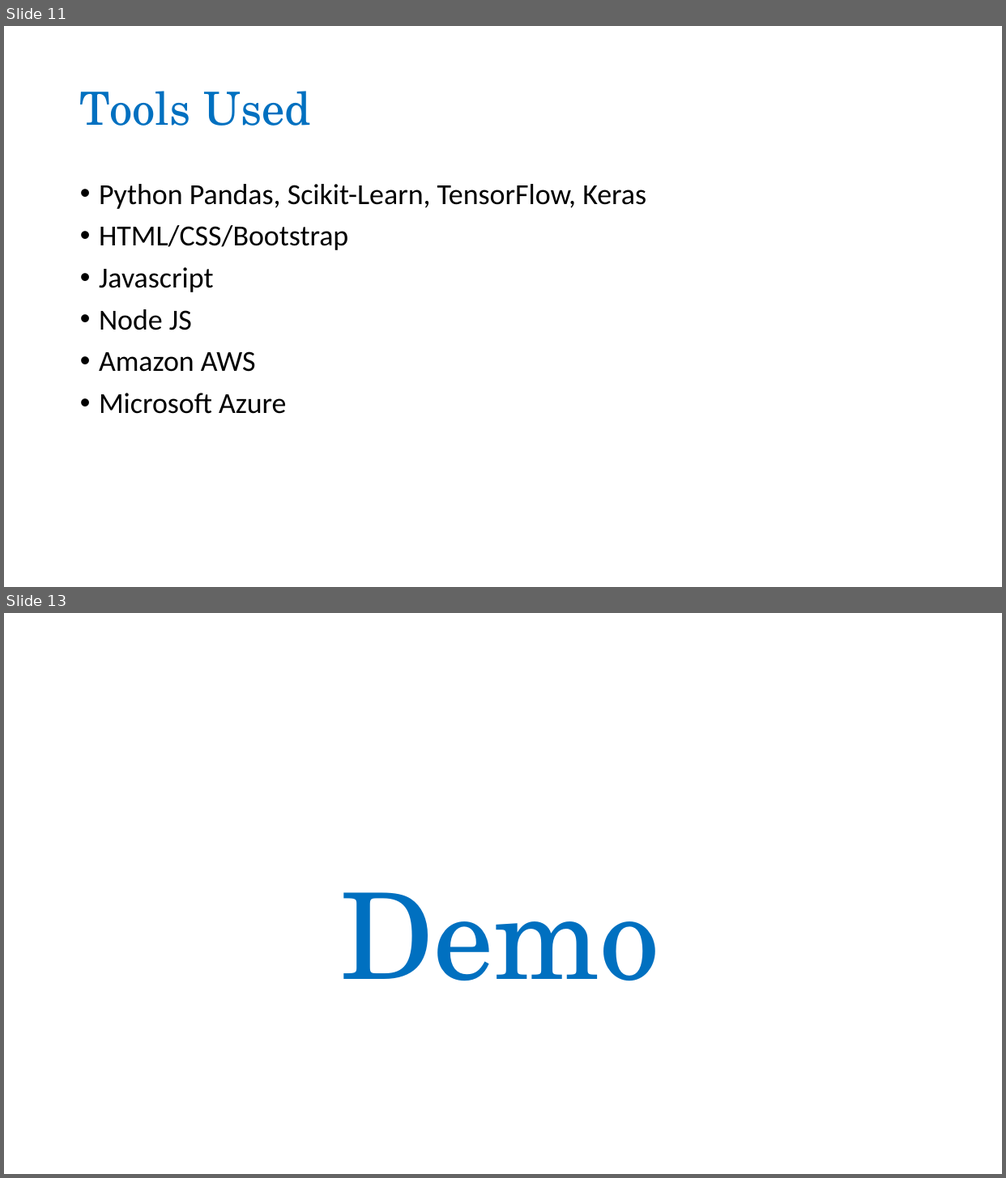
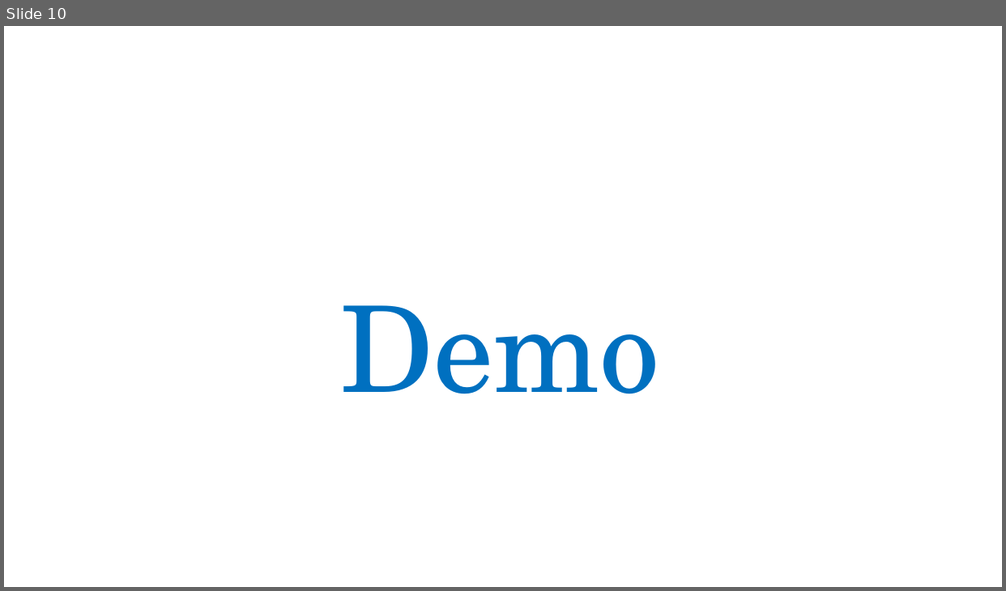
Before and after one commit to gdoshi88/Fertility-ML-Project, a slide deck: Male Fertility Test PowerPoint.pptx. Shown one above the other, each under a label of ours: slides 11 and 13 before the commit, slide 10 after it; the slides between them are not shown. The pictures are 1006x1178 and 1006x591 pixels, drawn with LibreOffice and Linux fonts; fonts in the diff are those of the drawing; background and template pictures are left out. Boxes give left, top, right and bottom in pixels: in the first picture for what was removed or moved away, otherwise in the second. Text is boxed around its words. In the diff, an @@ line names an element or a change of style, - is before the commit and + after.

```diff
--- a/Male Fertility Test PowerPoint.pptx
+++ b/Male Fertility Test PowerPoint.pptx
@@ slide 11 removed at (4, 26, 1002, 587), background picture (left out) @@
@@ title removed at (80, 91, 311, 126) @@
-Tools Used
@@ text removed at (99, 184, 646, 414) @@
-• Python Pandas, Scikit-Learn, TensorFlow, Keras
-• HTML/CSS/Bootstrap
-• Javascript
-• Node JS
-• Amazon AWS
-• Microsoft Azure
@@ what was slide 13 is now slide 10 @@
```
Also in this commit, not shown: 2 slides changed, 2 other slides removed, 1 other file.
